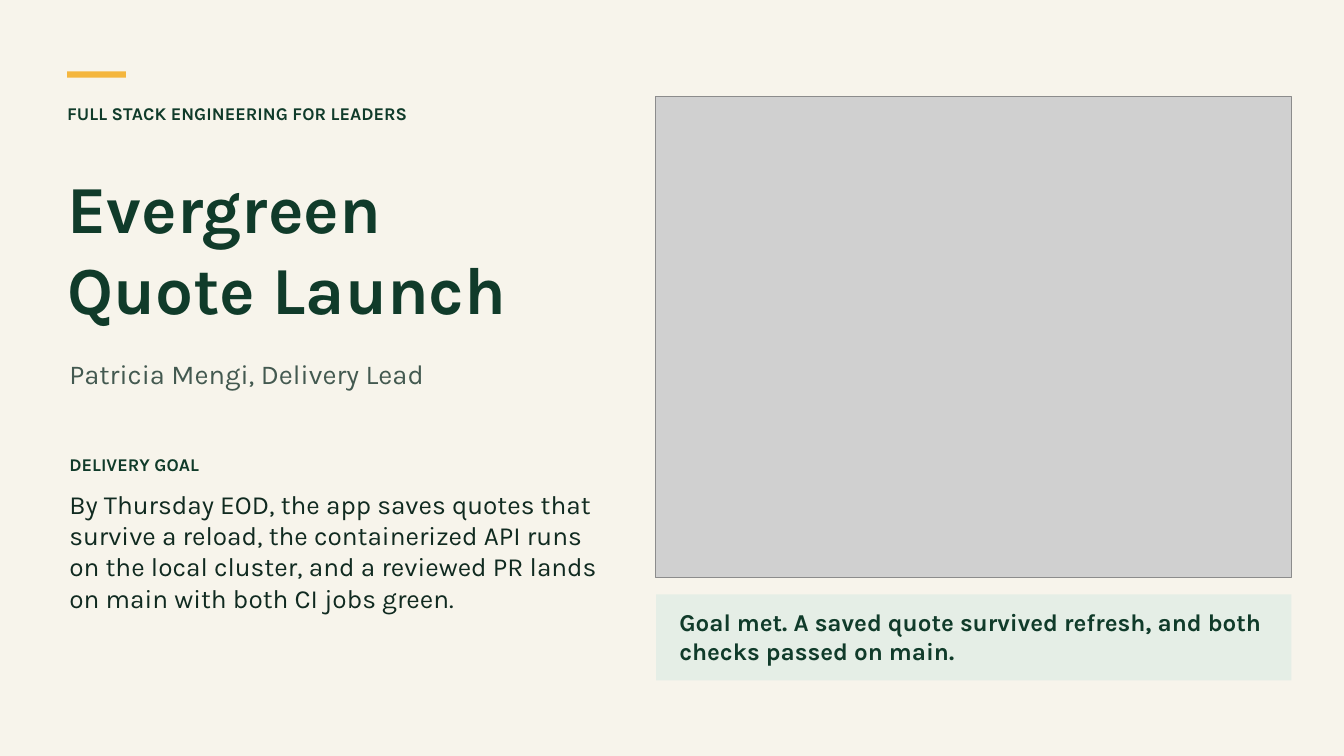
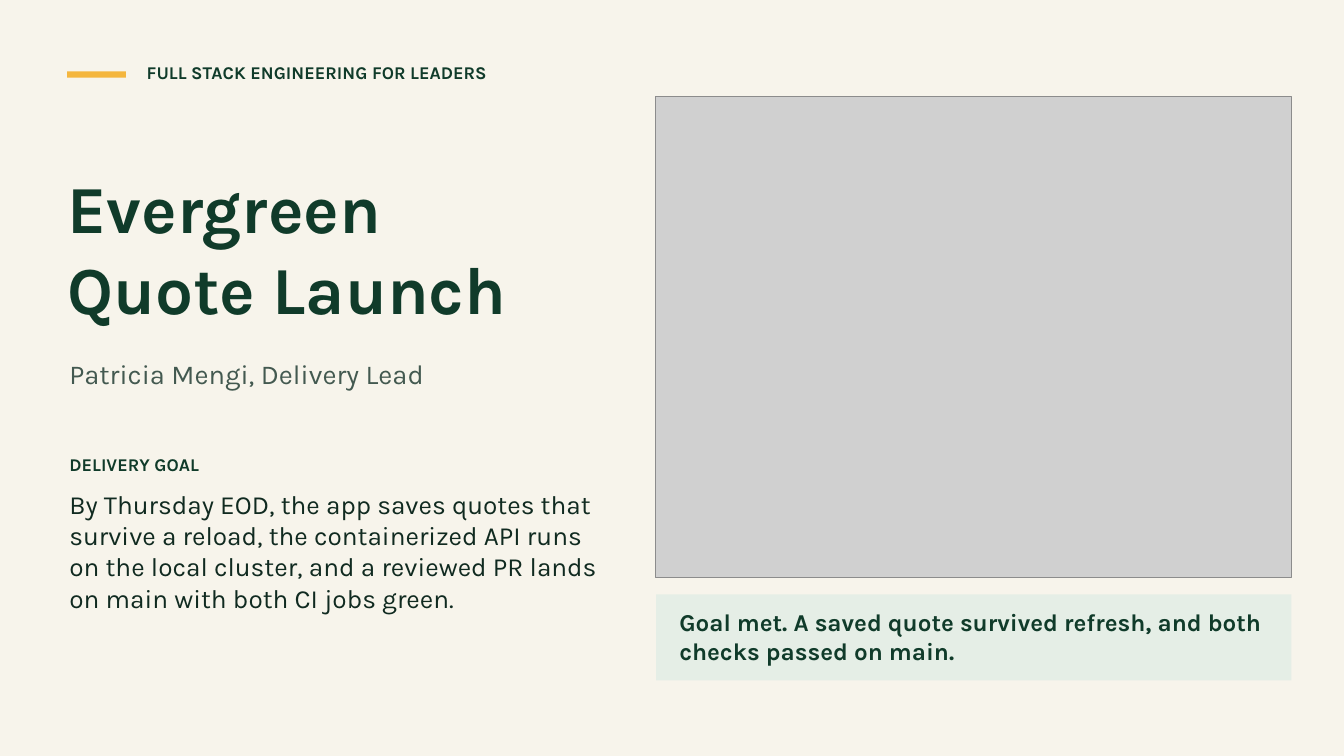
Before and after one commit to asc1-student09/evergreen-quote-launch, a slide deck: slide 1 of delivery-leadership-package/Evergreen_Quote_Showcase.pptx. Drawn at 1344x756 pixels with LibreOffice and Linux fonts; fonts in the diff are those of the drawing; grey boxes stand for pictures. Boxes give left, top, right and bottom in pixels: in the first picture for what was removed or moved away, otherwise in the second. Text is boxed around its words. In the diff, an @@ line names an element or a change of style, - is before the commit and + after.

```diff
--- a/delivery-leadership-package/Evergreen_Quote_Showcase.pptx
+++ b/delivery-leadership-package/Evergreen_Quote_Showcase.pptx
@@ text "FULL STACK ENGINEERING FOR LEADERS": place and size @@
-text "FULL STACK ENGINEERING FOR LEADERS" at bbox=[67, 108, 408, 121]
+text "FULL STACK ENGINEERING FOR LEADERS" at bbox=[147, 67, 487, 80]
```
Also in this commit, not shown: 7 other slides changed, 1 slide added.
